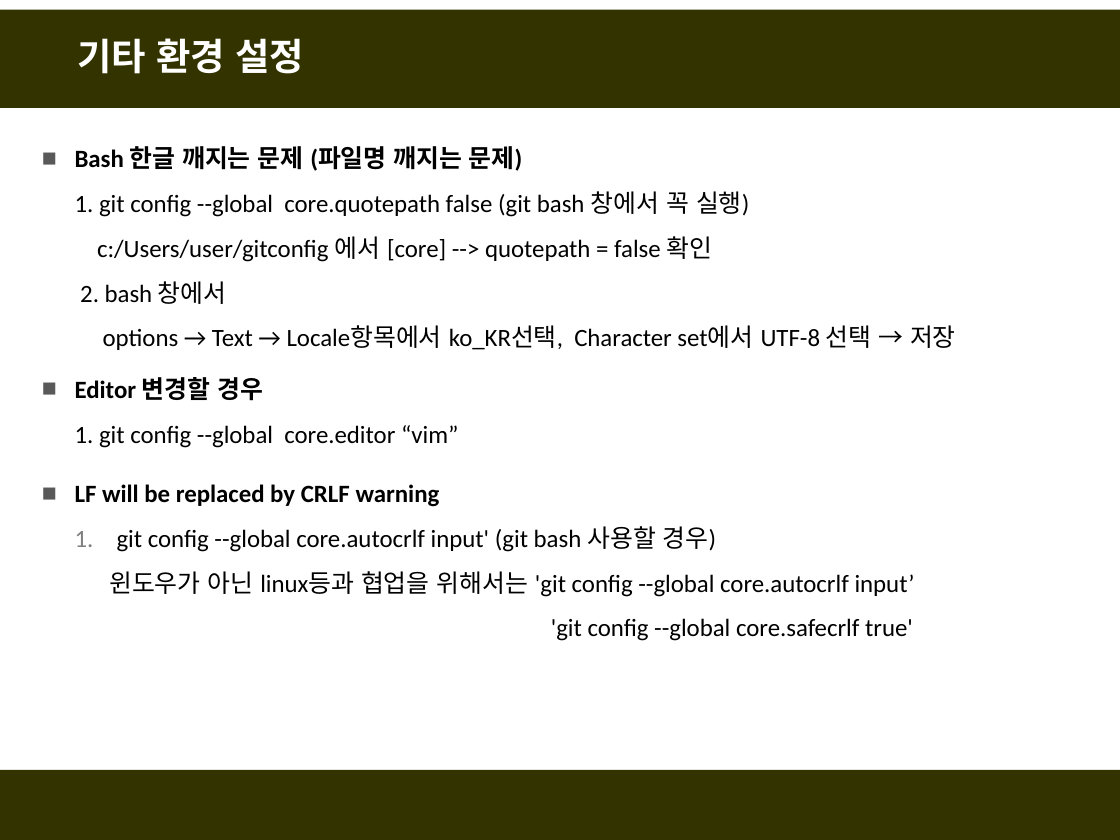
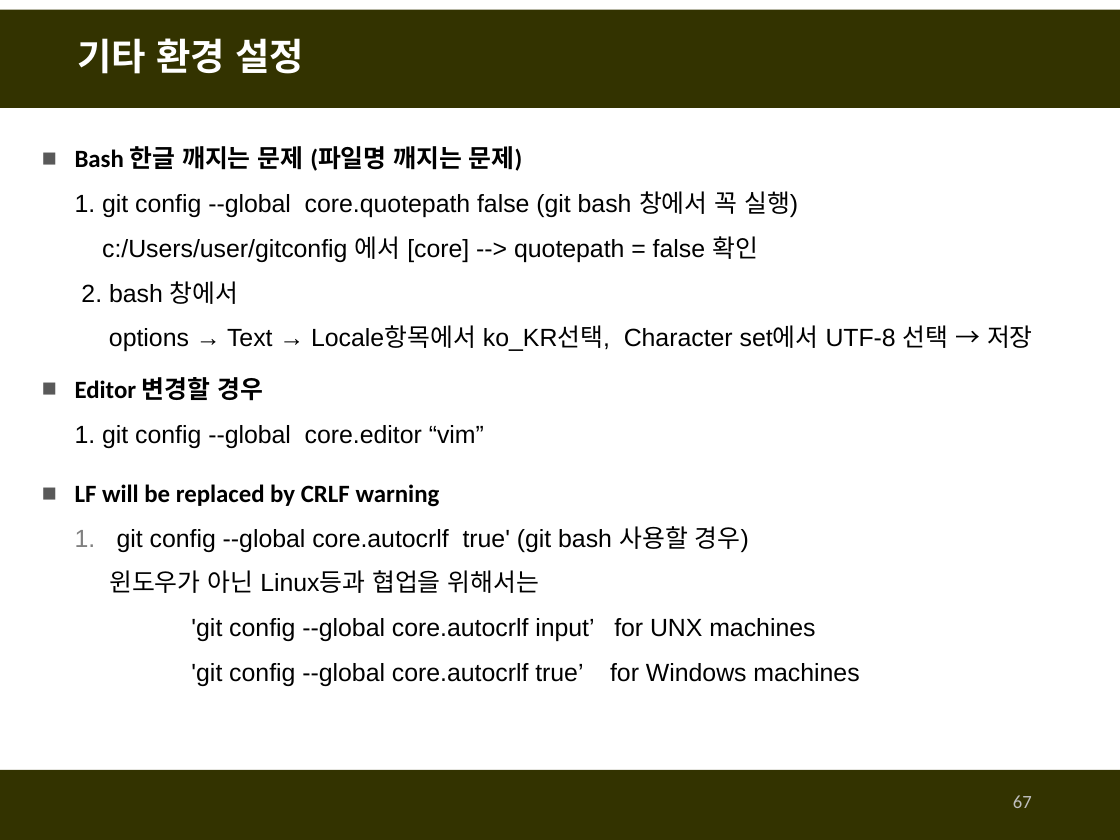
Before and after one commit to fasthill/github-lecture, a slide deck: slide 67 of git및github첫걸음.pptx (slide 62 before the commit). Drawn at 1120x840 pixels with LibreOffice and Linux fonts; fonts in the diff are those of the drawing. Boxes give left, top, right and bottom in pixels: in the first picture for what was removed or moved away, otherwise in the second. Text is boxed around its words. In the diff, an @@ line names an element or a change of style, - is before the commit and + after.

```diff
--- a/git및github첫걸음.pptx
+++ b/git및github첫걸음.pptx
@@ text at [75, 191, 1033, 351]: font Calibri to Arial in "1. git config --global core.quotepath false (git ...", "c:/Users/user/gitconfig 에서 [core] --> quotepath = false ...", "2. bash 창에서", "options → Text → Locale항목에서 ko_KR선택, Character ..." @@
@@ text at [75, 425, 484, 448]: font Calibri to Arial in "1. git config --global core.editor “vim”" @@
@@ text at [109, 526, 859, 686]: text changed; font Calibri to Arial @@
-  1. git config --global core.autocrlf input' (git bash 사용할 경우)
-  윈도우가 아닌 linux등과 협업을 위해서는 'git config --global core.autocrlf input’
-  'git config --global core.safecrlf true'
+  1. git config --global core.autocrlf true' (git bash 사용할 경우)
+  윈도우가 아닌 Linux등과 협업을 위해서는
+  'git config --global core.autocrlf input’ for UNX machines
+  'git config --global core.autocrlf true’ for Windows machines
@@ page number added at [1013, 795, 1032, 808], 12 pt, text #BFBFBF @@
+67
```
Also in this commit, not shown: 61 other slides changed, 5 slides added.
